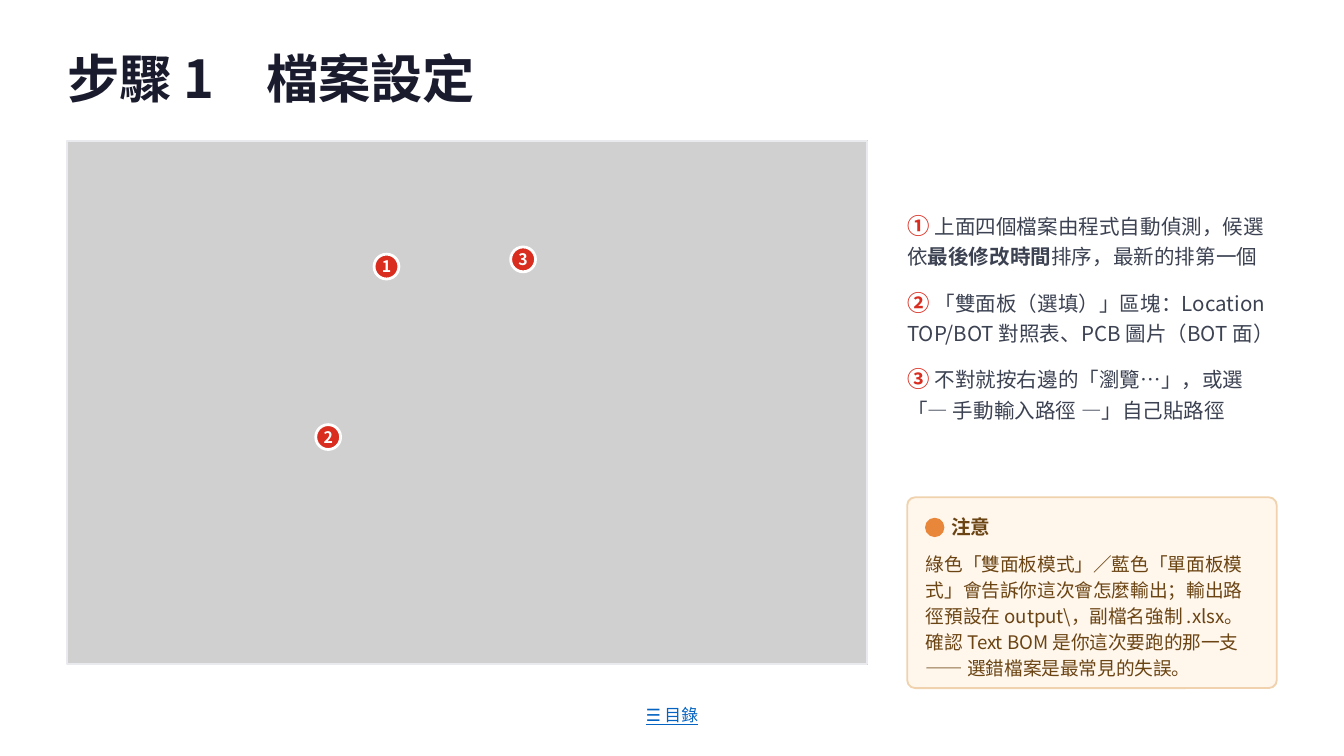
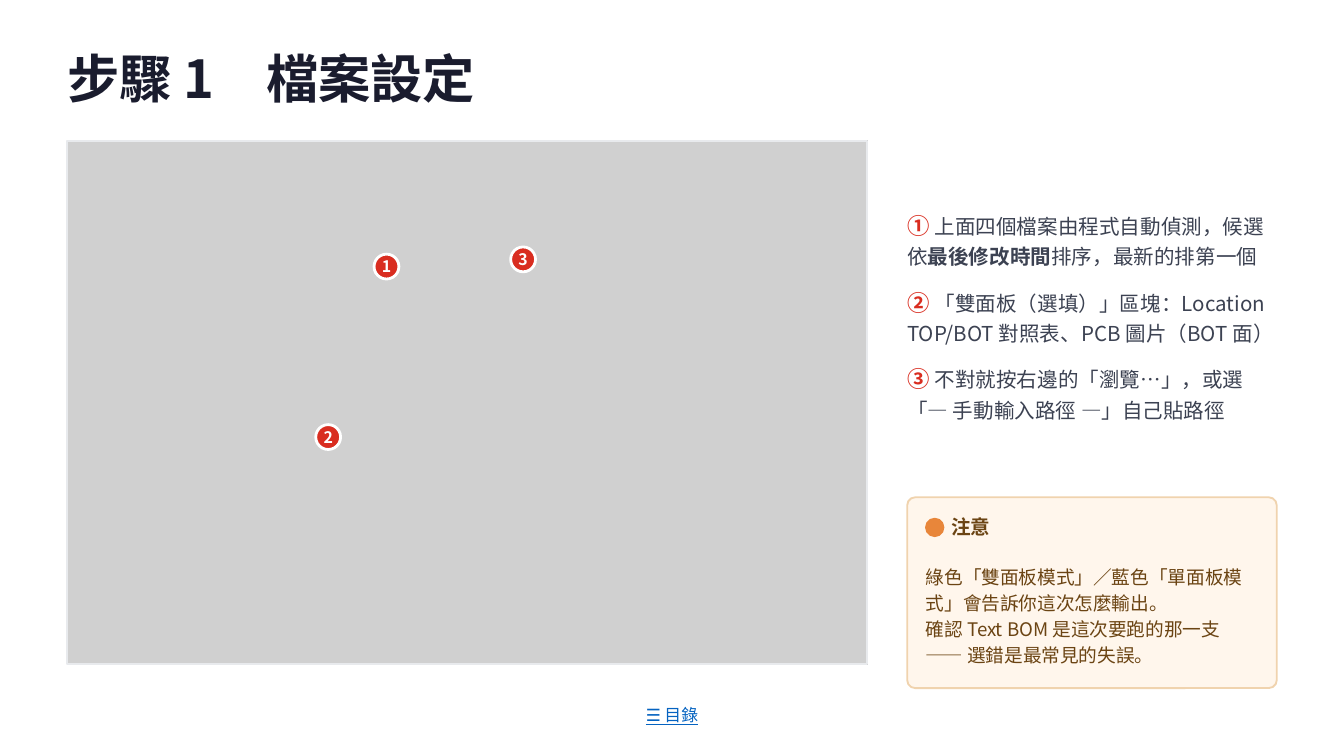
Before and after one commit to jenhochen/AI_BOM, a slide deck: slide 10 of docs/BOM_Matcher_v0.10_操作SOP.pptx. Drawn at 1344x756 pixels with LibreOffice and Linux fonts; fonts in the diff are those of the drawing; grey boxes stand for pictures. Boxes give left, top, right and bottom in pixels: in the first picture for what was removed or moved away, otherwise in the second. Text is boxed around its words. In the diff, an @@ line names an element or a change of style, - is before the commit and + after.

```diff
--- a/docs/BOM_Matcher_v0.10_操作SOP.pptx
+++ b/docs/BOM_Matcher_v0.10_操作SOP.pptx
@@ text at (926, 568, 1242, 664): text changed @@
-綠色「雙面板模式」／藍色「單面板模式」會告訴你這次會怎麼輸出；輸出路徑預設在 output\，副檔名強制 .xlsx。
-確認 Text BOM 是你這次要跑的那一支 —— 選錯檔案是最常見的失誤。
+綠色「雙面板模式」／藍色「單面板模式」會告訴你這次怎麼輸出。
+確認 Text BOM 是這次要跑的那一支 —— 選錯是最常見的失誤。
```
Also in this commit, not shown: 2 other slides changed, 7 other files.
